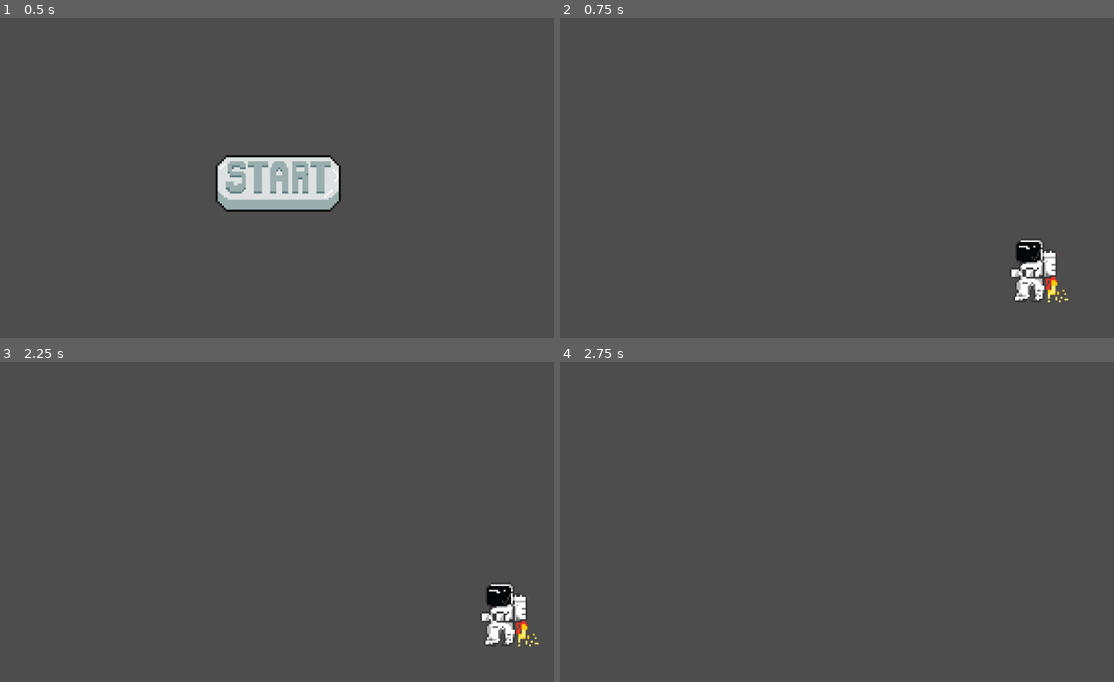
Above: before the commit, frames 1-4 (two rows, left to right).
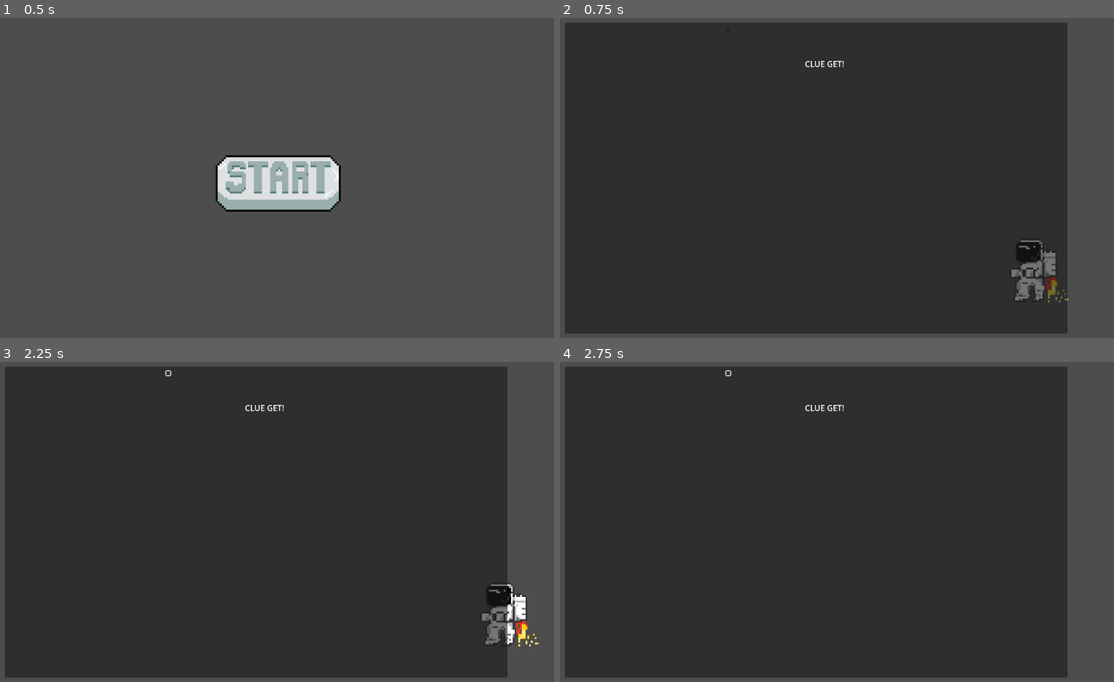
Above: after the commit, the same moments.

Repository: KTools2202/StarJump
Game: Godot game, scene res://start_button.tscn
The game is run twice, just before and just after one commit, with the same random seed, the same clock (stepped at 60 frames per second) and the same inputs.
Inputs (mouse positions are in pixels of both pictures, inside the frame that each line leads up to):
- Up to frame 1 (0.5 s): no input
- Up to frame 2 (0.75 s): click (837, 184) at 0.5 s
- Up to frame 3 (2.25 s): click (166, 374) at 1.27 s; tap Enter at 2 s; hold Right (ui_right) from 2.03 s (still down)
- Up to frame 4 (2.75 s): keep holding Right (ui_right); tap Up (ui_up) at 2.27 s

Frame 1 is identical in both runs. In frame 2, 87% of the frame differs, in the area x 0-92%, y 1-99%; in frame 3, 88%; in frame 4, 88%.
Error after the commit: Cannot call method 'connect' on a null value. (res://scripts/clues/ClueMenu.gd:6)

Commit message:
add: clue gui

Diff:
--- /dev/null
+++ b/scenes/checkpoint.tscn
@@ -0,0 +1,100 @@
+[gd_scene load_steps=9 format=3 uid="uid://b465ndyypxoc4"]
+
+[ext_resource type="Script" path="res://scripts/clues/ClueMenu.gd" id="1_mfgos"]
+[ext_resource type="Script" path="res://scripts/clues/Clue1.gd" id="2_rik6i"]
+
+[sub_resource type="CircleShape2D" id="CircleShape2D_8iqn8"]
+radius = 31.0
+
+[sub_resource type="CircleShape2D" id="CircleShape2D_5wl4l"]
+radius = 36.0555
+
+[sub_resource type="CircleShape2D" id="CircleShape2D_5plmp"]
+radius = 41.3038
+
+[sub_resource type="CircleShape2D" id="CircleShape2D_3c6uc"]
+radius = 35.5106
+
+[sub_resource type="CircleShape2D" id="CircleShape2D_ajib0"]
+radius = 39.4588
+
+[sub_resource type="RectangleShape2D" id="RectangleShape2D_ic4qh"]
+size = Vector2(20, 100)
+
+[node name="Checkpoint" type="Node2D"]
+
+[node name="ClueMenu" type="Control" parent="."]
+layout_mode = 3
+anchors_preset = 0
+offset_right = 40.0
+offset_bottom = 40.0
+script = ExtResource("1_mfgos")
+
+[node name="Panel" type="Panel" parent="ClueMenu"]
+layout_mode = 0
+offset_left = 63.0
+offset_top = 18.0
+offset_right = 1060.0
+offset_bottom = 635.0
+
+[node name="Label" type="Label" parent="ClueMenu"]
+layout_mode = 0
+offset_left = 294.0
+offset_top = 51.0
+offset_right = 863.0
+offset_bottom = 149.0
+text = "CLUE GET!"
+horizontal_alignment = 1
+vertical_alignment = 1
+
+[node name="Button" type="Button" parent="ClueMenu"]
+layout_mode = 0
+offset_left = 383.0
+offset_top = 27.0
+offset_right = 391.0
+offset_bottom = 35.0
+
+[node name="Clue1" type="Area2D" parent="."]
+position = Vector2(198, 31)
+script = ExtResource("2_rik6i")
+
+[node name="CollisionShape2D" type="CollisionShape2D" parent="Clue1"]
+position = Vector2(37, 40)
+shape = SubResource("CircleShape2D_8iqn8")
+
+[node name="Clue2" type="Area2D" parent="."]
+position = Vector2(549, 75)
+
+[node name="CollisionShape2D" type="CollisionShape2D" parent="Clue2"]
+position = Vector2(54, 18)
+shape = SubResource("CircleShape2D_5wl4l")
+
+[node name="Clue3" type="Area2D" parent="."]
+position = Vector2(296, 468)
+
+[node name="CollisionShape2D" type="CollisionShape2D" parent="Clue3"]
+position = Vector2(44, 44)
+shape = SubResource("CircleShape2D_5plmp")
+
+[node name="Clue4" type="Area2D" parent="."]
+position = Vector2(718, 461)
+
+[node name="CollisionShape2D" type="CollisionShape2D" parent="Clue4"]
+position = Vector2(55, 38)
+shape = SubResource("CircleShape2D_3c6uc")
+
+[node name="Clue5" type="Area2D" parent="."]
+position = Vector2(945, 57)
+
+[node name="CollisionShape2D" type="CollisionShape2D" parent="Clue5"]
+position = Vector2(46, 23)
+shape = SubResource("CircleShape2D_ajib0")
+
+[node name="answer" type="Area2D" parent="."]
+position = Vector2(-12, 236)
+
+[node name="CollisionShape2D" type="CollisionShape2D" parent="answer"]
+position = Vector2(23, 64)
+shape = SubResource("RectangleShape2D_ic4qh")
+
+[connection signal="body_entered" from="Clue1" to="Clue1" method="_on_body_entered"]
--- a/scenes/sprite_2d.tscn
+++ b/scenes/sprite_2d.tscn
@@ -1,7 +1,9 @@
-[gd_scene load_steps=9 format=3 uid="uid://dgdhq7qt34stf"]
+[gd_scene load_steps=12 format=3 uid="uid://dgdhq7qt34stf"]
 
 [ext_resource type="Script" path="res://scripts/Player.gd" id="1_ru7ag"]
 [ext_resource type="Texture2D" uid="uid://cp83nypys7h3q" path="res://sprites/Astronaut Sprite 1.png" id="1_y8sdv"]
+[ext_resource type="Script" path="res://scripts/clues/Clue1.gd" id="3_caovi"]
+[ext_resource type="Script" path="res://scripts/clues/ClueMenu.gd" id="3_t2jdh"]
 
 [sub_resource type="RectangleShape2D" id="RectangleShape2D_3myi4"]
 size = Vector2(116, 127)
@@ -21,6 +23,9 @@
 [sub_resource type="CircleShape2D" id="CircleShape2D_ohvj2"]
 radius = 39.4588
 
+[sub_resource type="RectangleShape2D" id="RectangleShape2D_wmj16"]
+size = Vector2(20, 100)
+
 [node name="Node2D" type="Node2D"]
 
 [node name="Player" type="CharacterBody2D" parent="."]
@@ -35,32 +40,78 @@
 scale = Vector2(0.460317, 0.460317)
 texture = ExtResource("1_y8sdv")
 
+[node name="ClueMenu" type="Control" parent="."]
+layout_mode = 3
+anchors_preset = 0
+offset_right = 40.0
+offset_bottom = 40.0
+script = ExtResource("3_t2jdh")
+
+[node name="Panel" type="Panel" parent="ClueMenu"]
+layout_mode = 0
+offset_left = 63.0
+offset_top = 18.0
+offset_right = 1060.0
+offset_bottom = 635.0
+
+[node name="Label" type="Label" parent="ClueMenu/Panel"]
+layout_mode = 0
+offset_left = 231.0
+offset_top = 33.0
+offset_right = 800.0
+offset_bottom = 131.0
+text = "CLUE GET!"
+horizontal_alignment = 1
+vertical_alignment = 1
+
+[node name="Button" type="Button" parent="ClueMenu/Panel"]
+layout_mode = 0
+offset_left = 320.0
+offset_top = 9.0
+offset_right = 328.0
+offset_bottom = 17.0
+
 [node name="Clue1" type="Area2D" parent="."]
+position = Vector2(198, 31)
+script = ExtResource("3_caovi")
 
 [node name="CollisionShape2D" type="CollisionShape2D" parent="Clue1"]
-position = Vector2(285, 47)
+position = Vector2(37, 40)
 shape = SubResource("CircleShape2D_agvig")
 
 [node name="Clue2" type="Area2D" parent="."]
+position = Vector2(549, 75)
 
 [node name="CollisionShape2D" type="CollisionShape2D" parent="Clue2"]
-position = Vector2(716, 91)
+position = Vector2(54, 18)
 shape = SubResource("CircleShape2D_wofwh")
 
 [node name="Clue3" type="Area2D" parent="."]
+position = Vector2(296, 468)
 
 [node name="CollisionShape2D" type="CollisionShape2D" parent="Clue3"]
-position = Vector2(138, 473)
+position = Vector2(44, 44)
 shape = SubResource("CircleShape2D_3rrcl")
 
 [node name="Clue4" type="Area2D" parent="."]
+position = Vector2(718, 461)
 
 [node name="CollisionShape2D" type="CollisionShape2D" parent="Clue4"]
-position = Vector2(549, 587)
+position = Vector2(55, 38)
 shape = SubResource("CircleShape2D_eo4rb")
 
 [node name="Clue5" type="Area2D" parent="."]
+position = Vector2(945, 57)
 
 [node name="CollisionShape2D" type="CollisionShape2D" parent="Clue5"]
-position = Vector2(1026, 56)
+position = Vector2(46, 23)
 shape = SubResource("CircleShape2D_ohvj2")
+
+[node name="answer" type="Area2D" parent="."]
+position = Vector2(-12, 236)
+
+[node name="CollisionShape2D" type="CollisionShape2D" parent="answer"]
+position = Vector2(23, 64)
+shape = SubResource("RectangleShape2D_wmj16")
+
+[connection signal="body_entered" from="Clue1" to="Clue1" method="_on_body_entered"]
--- a/scripts/Clue1.gd
+++ /dev/null
@@ -1,11 +0,0 @@
-extends Area2D
-
-
-# Called when the node enters the scene tree for the first time.
-func _ready():
-	pass # Replace with function body.
-
-
-# Called every frame. 'delta' is the elapsed time since the previous frame.
-func _process(delta):
-	pass
--- a/scripts/Main.gd
+++ b/scripts/Main.gd
@@ -1,8 +1,14 @@
 extends Node2D
 
+onready var checkpoint_gui = preload("res://scenes/checkpoint.tscn").instance()
 # Called when the node enters the scene tree for the first time.
 func _ready():
 	load_scene("res://scenes/start_button.tscn")
+	add_child(checkpoint_gui)
+
+	# Assuming you have multiple checkpoints
+	for checkpoint in get_tree().get_nodes_in_group("checkpoints"):
+		checkpoint.connect("checkpoint_reached", Callable(self, "_on_checkpoint_reached"))
 
 func load_scene(scene_path):
 	# Load the new scene
@@ -18,3 +24,10 @@
 	# Add the new scene as a child of the root node
 	get_tree().root.add_child(new_scene)
 	new_scene.owner = get_tree().root
+
+func _on_checkpoint_reached():
+	checkpoint_gui.show_message("Checkpoint Reached", "You have reached a checkpoint.", Callable(self, "_checkpoint_callback"))
+
+func _checkpoint_callback():
+	# Add logic to handle what happens after the checkpoint message is dismissed
+	print("Checkpoint acknowledged")
--- /dev/null
+++ b/scripts/clues/Clue1.gd
@@ -0,0 +1,10 @@
+extends Area2D
+
+signal checkpoint_reached
+
+func _ready():
+	connect("body_entered", Callable(self, "_on_body_entered"))
+
+func _on_body_entered(body):
+	if body is CharacterBody2D:  # Assuming the player character extends CharacterBody2D
+		emit_signal("checkpoint_reached")
--- /dev/null
+++ b/scripts/clues/ClueMenu.gd
@@ -0,0 +1,18 @@
+extends Control
+
+var callback = null
+
+func _ready():
+	$Button.connect("pressed", Callable(self, "_on_ok_button_pressed"))
+	hide()  # Start hidden
+
+func show_message(title, body, callback_func = null):
+	$Panel/Title.text = title
+	$Panel/Body.text = body
+	callback = callback_func
+	show()
+
+func _on_ok_button_pressed():
+	hide()
+	if callback and callback is Callable:
+		callback.call()
Renamed: scripts/start_button.gd -> old_scripts/start_button.gd
